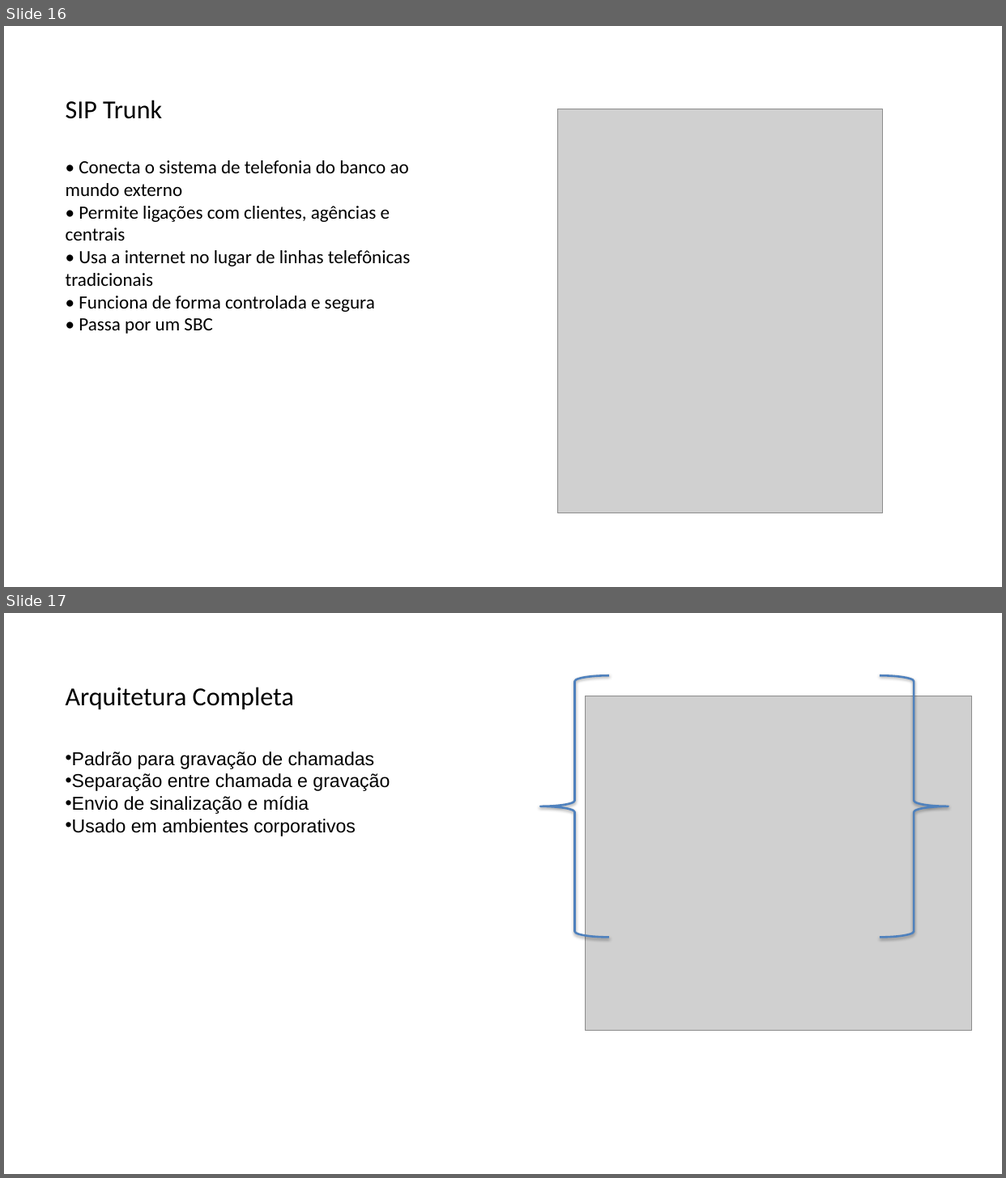
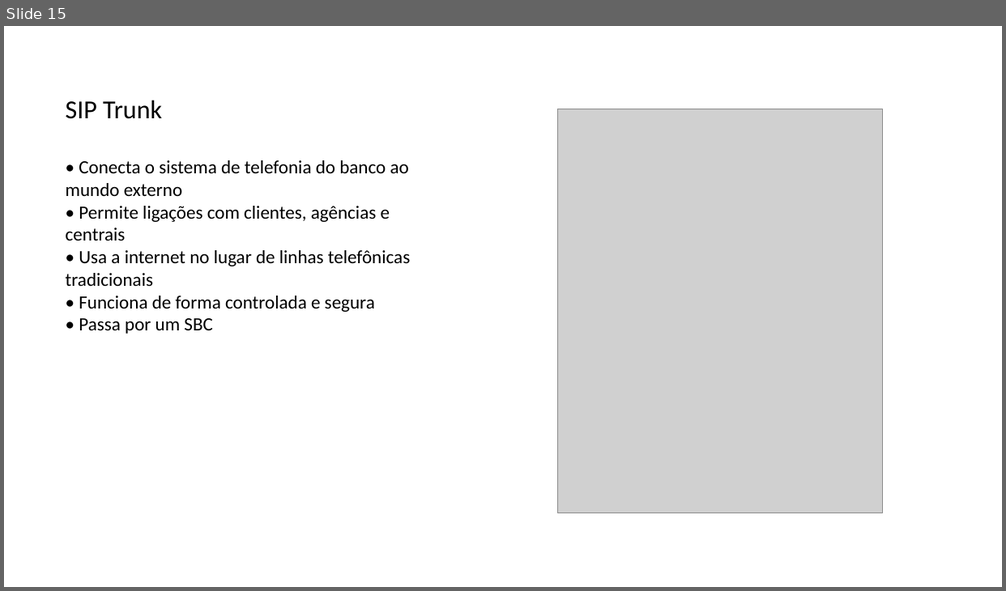
Before and after one commit to maiconrogerrosario/siprec_server, a slide deck: Arquitetura de Telefonia.pptx. Shown one above the other, each under a label of ours: slides 16 and 17 before the commit, slide 15 after it. The pictures are 1006x1178 and 1006x591 pixels, drawn with LibreOffice and Linux fonts; fonts in the diff are those of the drawing; grey boxes stand for pictures. Boxes give left, top, right and bottom in pixels: in the first picture for what was removed or moved away, otherwise in the second. Text is boxed around its words. In the diff, an @@ line names an element or a change of style, - is before the commit and + after.

```diff
--- a/Arquitetura de Telefonia.pptx
+++ b/Arquitetura de Telefonia.pptx
@@ slide 17 removed at (4,613,1002,1174), background #FFFFFF @@
@@ left brace removed at (541,676,610,938) @@
@@ right brace removed at (880,676,948,938) @@
@@ text removed at (66,687,294,710) @@
-Arquitetura Completa
@@ picture removed at (586,696,973,1031) @@
@@ text removed at (66,752,390,837) @@
-• Padrão para gravação de chamadas
-• Separação entre chamada e gravação
-• Envio de sinalização e mídia
-• Usado em ambientes corporativos
@@ what was slide 16 is now slide 15 @@
```
Also in this commit, not shown: 2 slides changed, 5 slides added.
